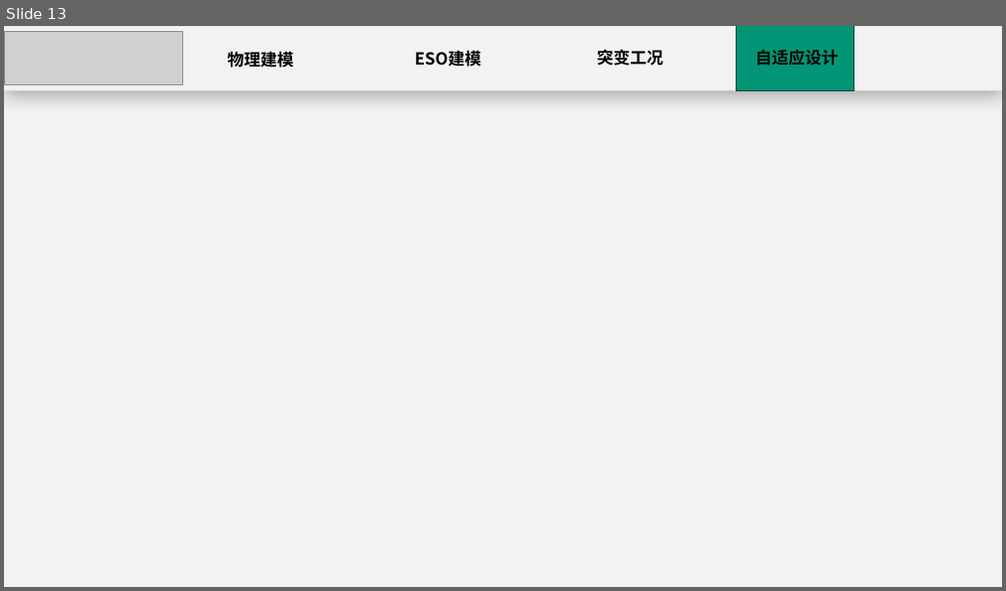
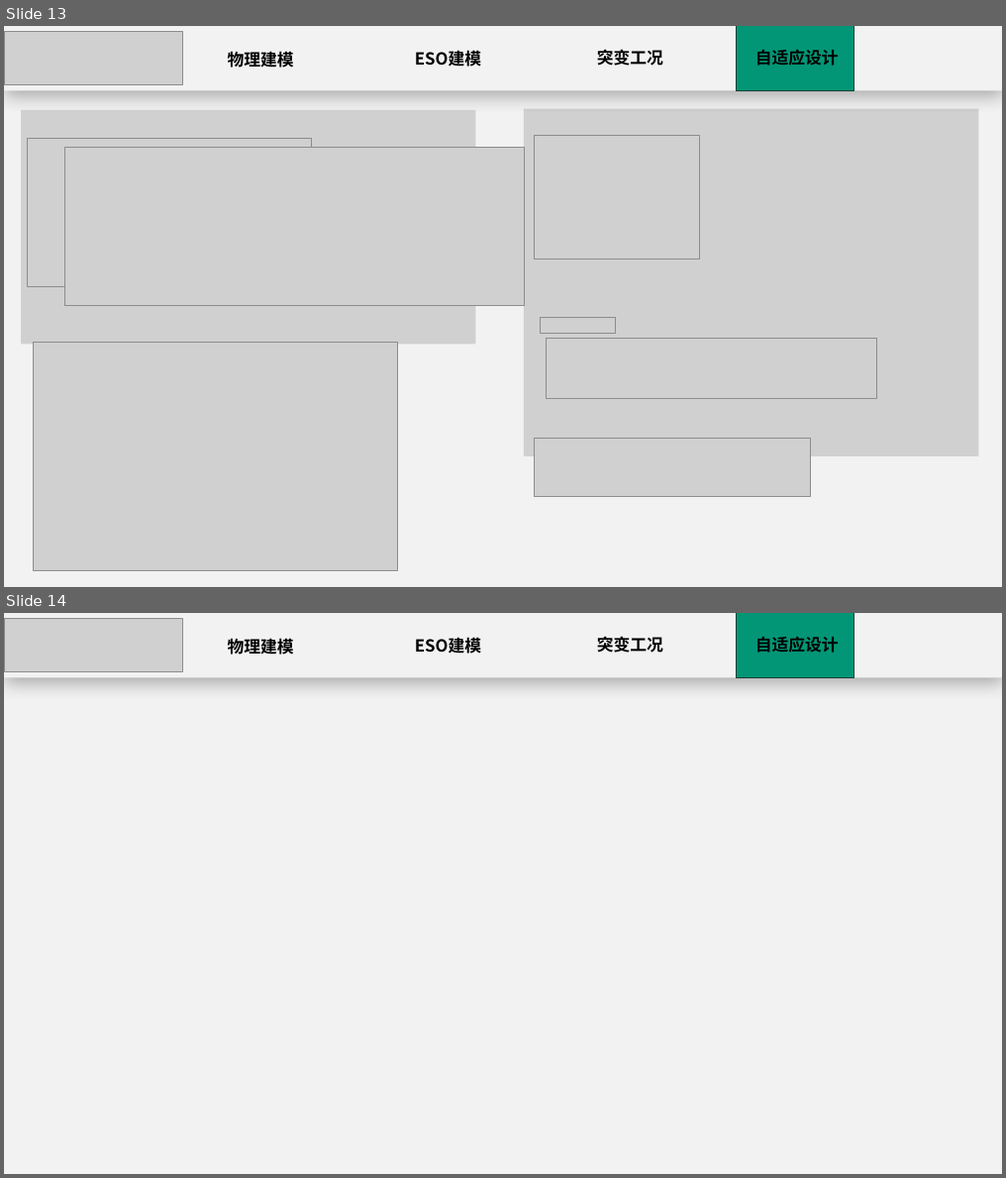
Before and after one commit to starfruitsz/RCESO, a slide deck: 2026.10--2_b0combined.pptx. Shown one above the other, each under a label of ours: slide 13 before the commit, slides 13 and 14 after it. The pictures are 1006x591 and 1006x1178 pixels, drawn with LibreOffice and Linux fonts; fonts in the diff are those of the drawing; grey boxes stand for pictures; background and template pictures are left out. Boxes give left, top, right and bottom in pixels: in the first picture for what was removed or moved away, otherwise in the second. Text is boxed around its words. In the diff, an @@ line names an element or a change of style, - is before the commit and + after.

```diff
--- a/2026.10--2_b0combined.pptx
+++ b/2026.10--2_b0combined.pptx
@@ slide 13 added at box(4, 26, 1002, 587), background gradient #014723; not listed: 1 template element that a slide beside it also shows @@
@@ rectangle added at box(4, 26, 1002, 91), fill #F2F2F2 @@
@@ picture added at box(4, 32, 183, 84) @@
@@ text added at box(228, 49, 294, 71), 16 pt, text #000000, bold @@
+物理建模
@@ text added at box(415, 50, 481, 67), 16 pt, text #000000, bold @@
+ESO建模
@@ text added at box(597, 49, 663, 66), 16 pt, text #000000, bold @@
+突变工况
@@ rectangle added at box(737, 26, 854, 91), fill #029676, outline #014234 1 pt @@
@@ text added at box(755, 49, 839, 66), 16 pt, text #000000, bold @@
+自适应设计
@@ picture added at box(21, 110, 476, 344) @@
@@ picture added at box(524, 109, 979, 457) @@
@@ picture added at box(27, 138, 312, 287) @@
@@ picture added at box(534, 135, 699, 259) @@
@@ picture added at box(65, 148, 525, 307) @@
@@ picture added at box(541, 317, 616, 334) @@
@@ picture added at box(33, 342, 397, 571) @@
@@ picture added at box(546, 339, 877, 399) @@
@@ picture added at box(534, 439, 810, 497) @@
@@ what was slide 13 is now slide 14 @@
```
Also in this commit, not shown: 1 slide changed, 1 other slide added.
